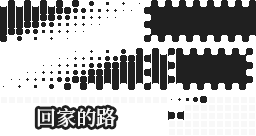
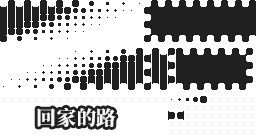
The second w=256, h=136 image is a revision of the first. Changes to its layers:
painted on "回家的路" over [37, 107, 116, 127]
